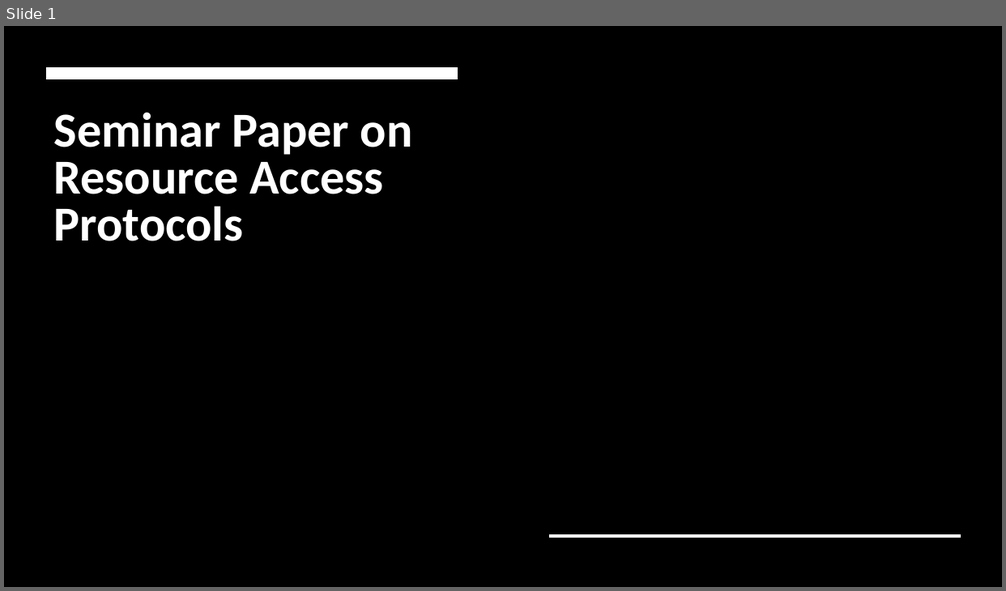
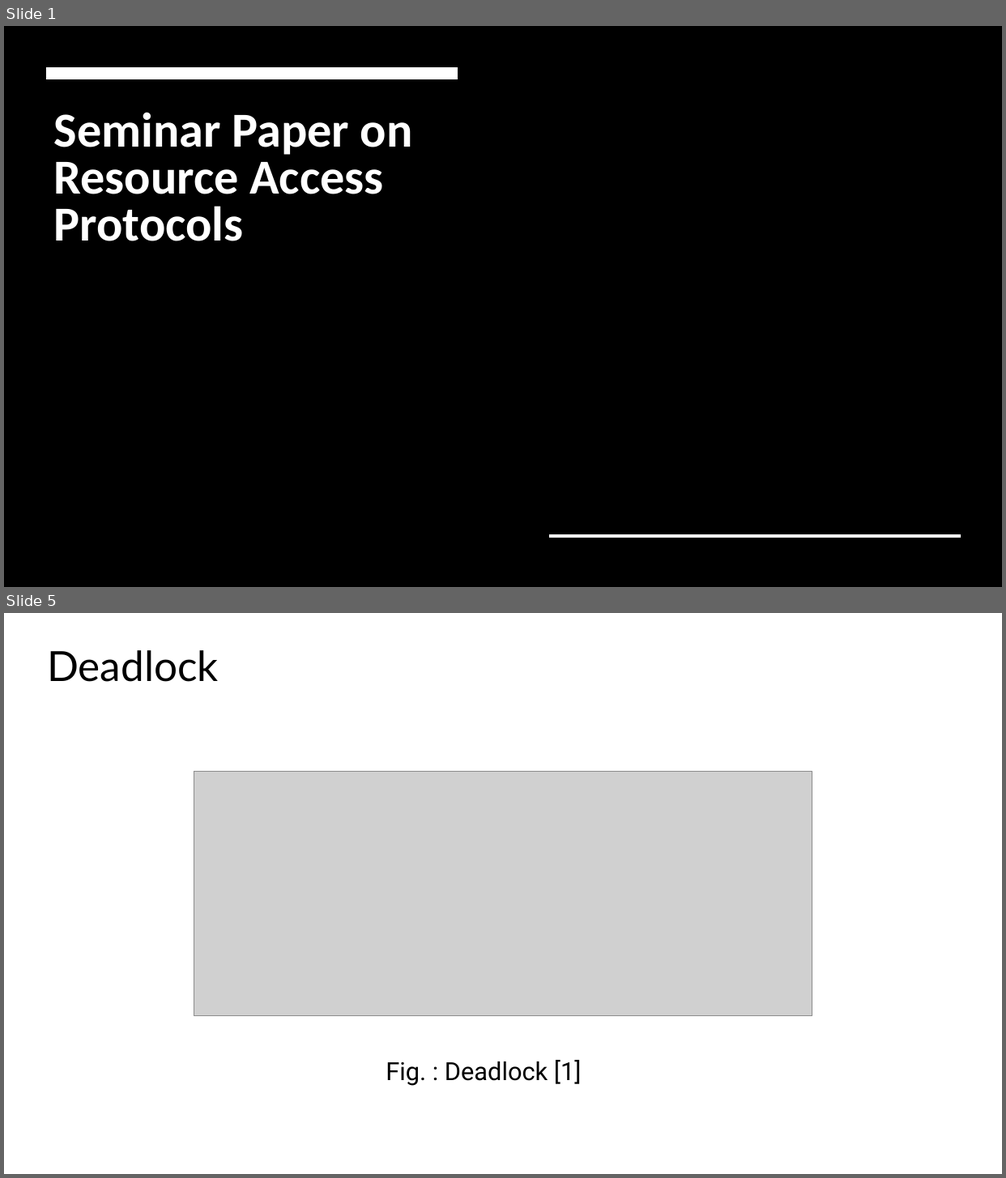
Before and after one commit to raihan4hshl/RTS_seminar, a slide deck: Seminar Paper on Resource Access Protocols.odp. Shown one above the other, each under a label of ours: slide 1 before the commit, slides 1 and 5 after it; the slides between them are not shown. The pictures are 1006x591 and 1006x1178 pixels, drawn with LibreOffice and Linux fonts; fonts in the diff are those of the drawing; grey boxes stand for pictures; background and template pictures are left out. Boxes give left, top, right and bottom in pixels: in the first picture for what was removed or moved away, otherwise in the second. Text is boxed around its words. In the diff, an @@ line names an element or a change of style, - is before the commit and + after.

```diff
--- a/Seminar Paper on Resource Access Protocols.odp
+++ b/Seminar Paper on Resource Access Protocols.odp
@@ slide 5 added at bbox=[4, 613, 1002, 1174], background #FFFFFF @@
@@ text added at bbox=[47, 650, 219, 682], 40 pt, text #000000 @@
+Deadlock
@@ picture added at bbox=[194, 771, 812, 1016] @@
@@ text added at bbox=[386, 1060, 582, 1086], 24 pt, text #000000 @@
+Fig. : Deadlock [1]
```
Also in this commit, not shown: 5 slides changed, 12 other slides added.
